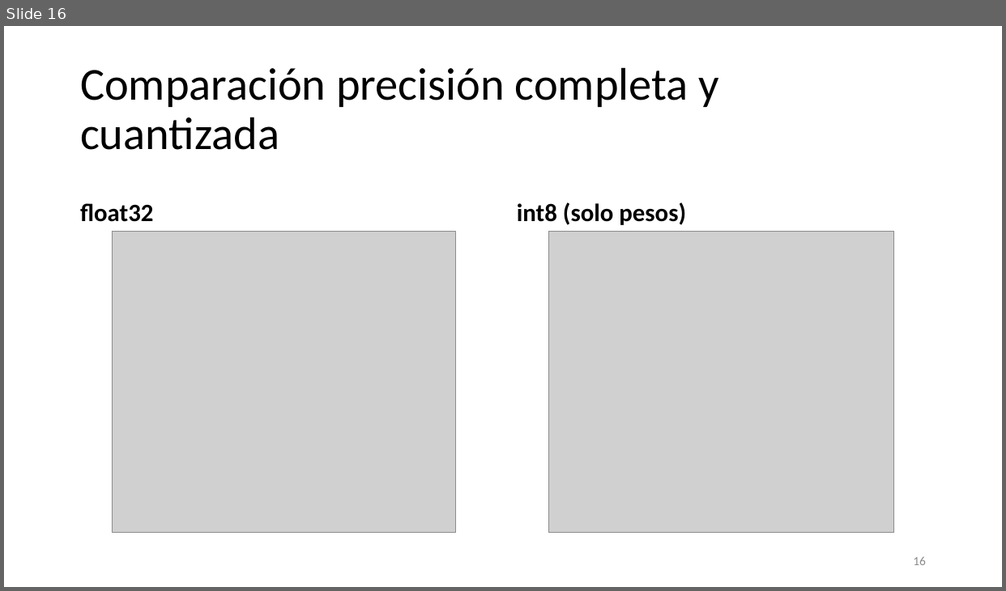
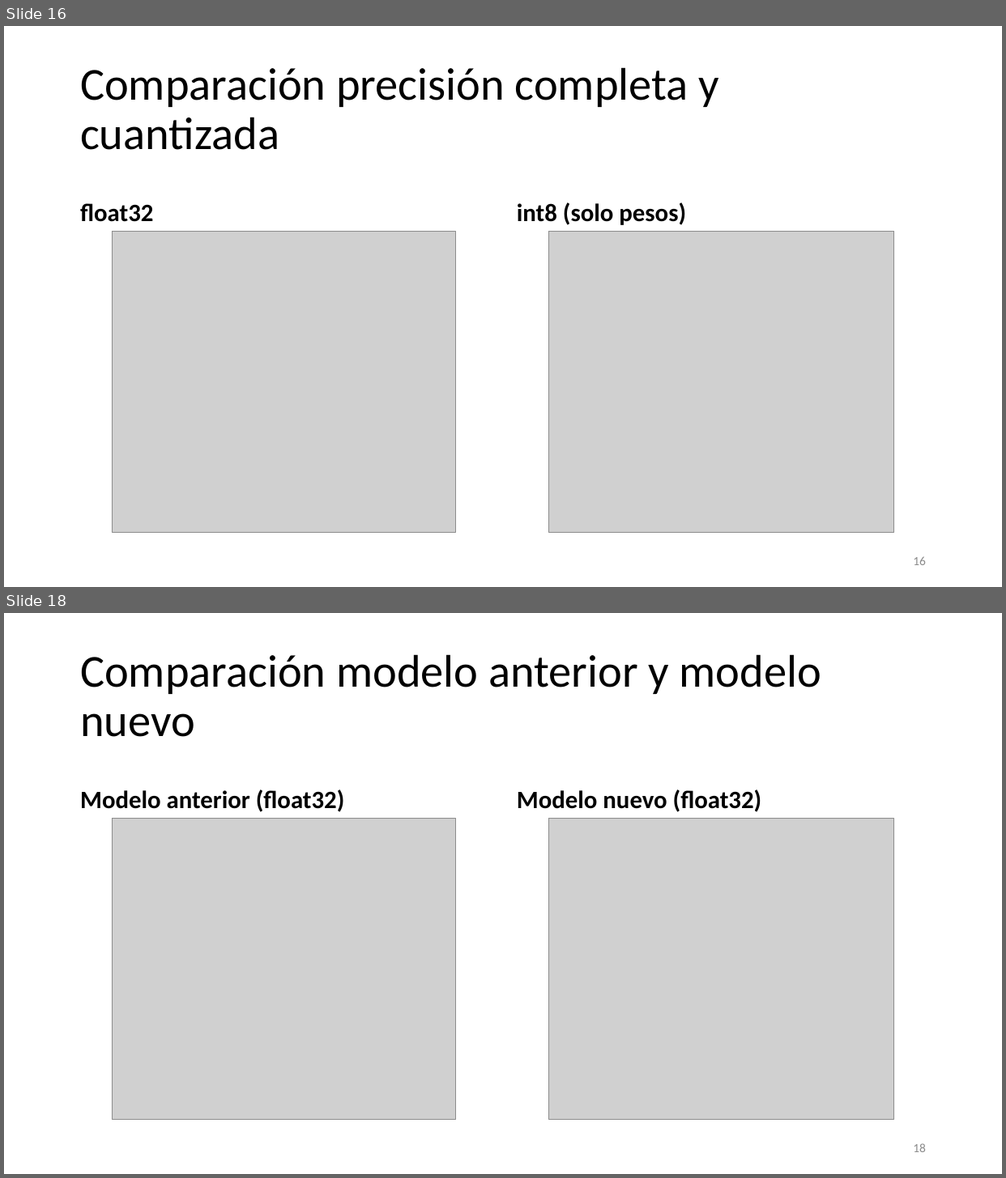
Before and after one commit to Daivd093/EdgeAI4BionicControl, a slide deck: Edge Computing para Control Biónico con Señales Cerebrales.pptx. Shown one above the other, each under a label of ours: slide 16 before the commit, slides 16 and 18 after it; the slides between them are not shown. The pictures are 1006x591 and 1006x1178 pixels, drawn with LibreOffice and Linux fonts; fonts in the diff are those of the drawing; grey boxes stand for pictures. Boxes give left, top, right and bottom in pixels: in the first picture for what was removed or moved away, otherwise in the second. Text is boxed around its words. In the diff, an @@ line names an element or a change of style, - is before the commit and + after.

```diff
--- a/Edge Computing para Control Biónico con Señales Cerebrales.pptx
+++ b/Edge Computing para Control Biónico con Señales Cerebrales.pptx
@@ slide 18 added at <box>4,613,1002,1174</box>, background #FFFFFF @@
@@ title added at <box>80,654,821,737</box>, 44 pt, text #000000 @@
+Comparación modelo anterior y modelo nuevo
@@ text added at <box>80,790,345,812</box>, 24 pt, text #000000, bold @@
+Modelo anterior (float32)
@@ text added at <box>517,790,762,812</box>, 24 pt, text #000000, bold @@
+Modelo nuevo (float32)
@@ picture added at <box>112,818,455,1120</box> @@
@@ picture added at <box>549,818,893,1120</box> @@
@@ page number added at <box>913,1144,926,1152</box>, 12 pt, text #8C8C8C @@
+18
```
Also in this commit, not shown: 5 other slides added, 52 other files.
